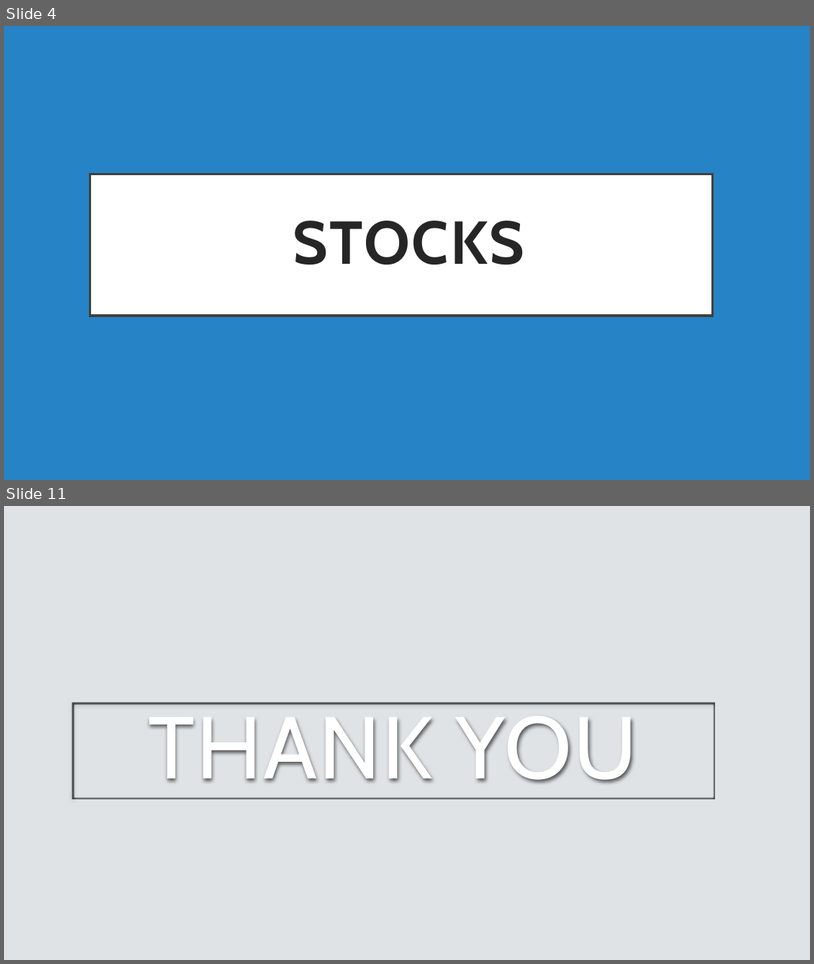
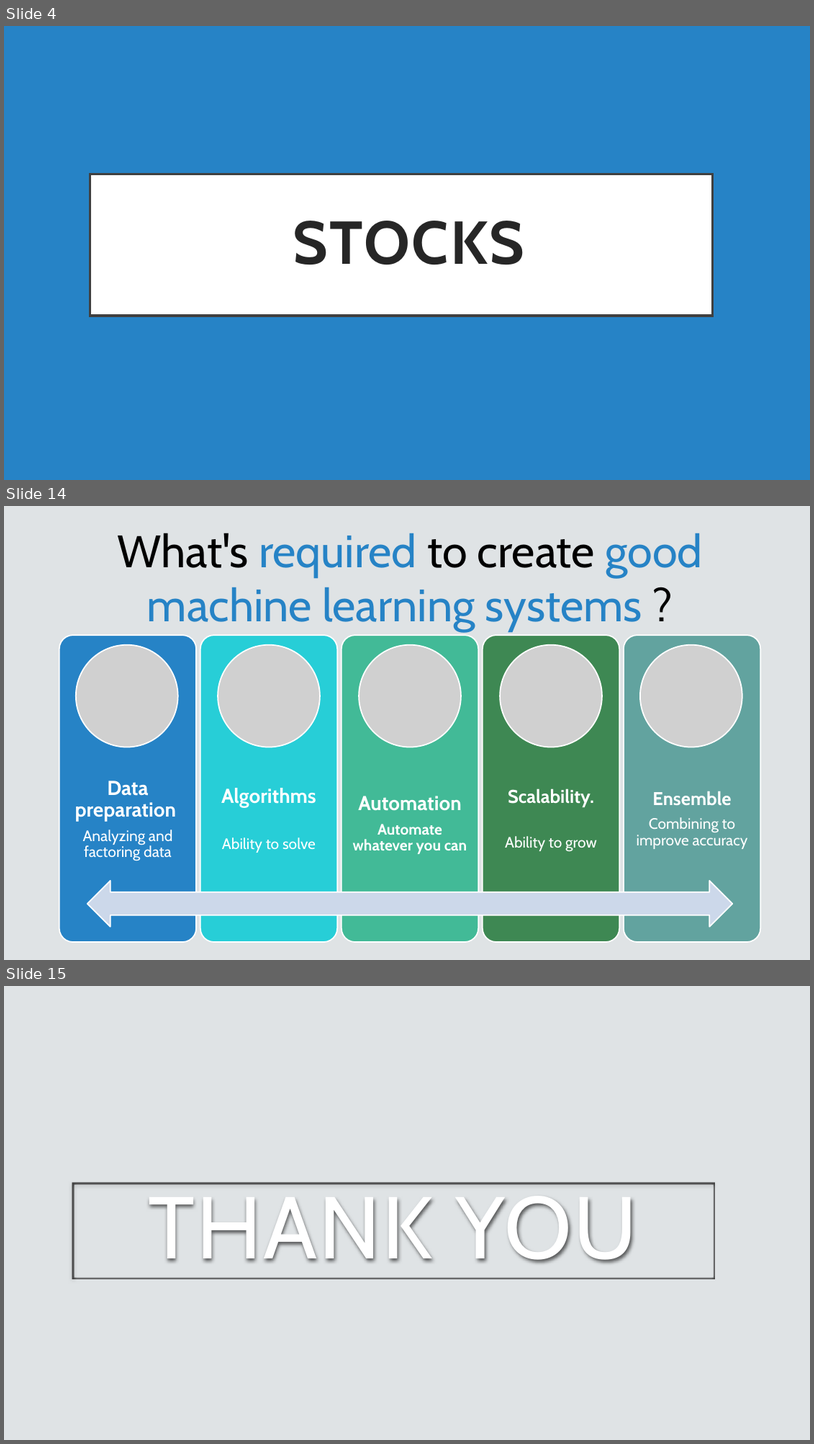
Before and after one commit to l4zy0n3/Stocks, a slide deck: Docs/Stock Market Sentiment Analysis and Price Prediction.pptx. Shown one above the other, each under a label of ours: slides 4 and 11 before the commit, slides 4, 14 and 15 after it; the slides between them are not shown. The pictures are 814x964 and 814x1444 pixels, drawn with LibreOffice and Linux fonts; fonts in the diff are those of the drawing; grey boxes stand for pictures. Boxes give left, top, right and bottom in pixels: in the first picture for what was removed or moved away, otherwise in the second. Text is boxed around its words. In the diff, an @@ line names an element or a change of style, - is before the commit and + after.

```diff
--- a/Docs/Stock Market Sentiment Analysis and Price Prediction.pptx
+++ b/Docs/Stock Market Sentiment Analysis and Price Prediction.pptx
@@ slide 14 added at (x1=4, y1=506, x2=810, y2=960), background #DFE3E5 @@
@@ text added at (x1=117, y1=533, x2=703, y2=632), 54 pt, text #2683C6 @@
+What's required to create good machine learning systems ?
@@ group added at (x1=59, y1=635, x2=761, y2=942): 5 rounded rectangles, 5 texts, 5 pictures, 1 left right arrow @@
+Data preparation
+Analyzing and factoring data
+Algorithms
+Ability to solve
+Automation
+Automate whatever you can
+Scalability.
+Ability to grow
+Ensemble
+Combining to improve accuracy
@@ what was slide 11 is now slide 15 @@
```
Also in this commit, not shown: 6 slides changed, 4 other slides added, 1 slide removed.
